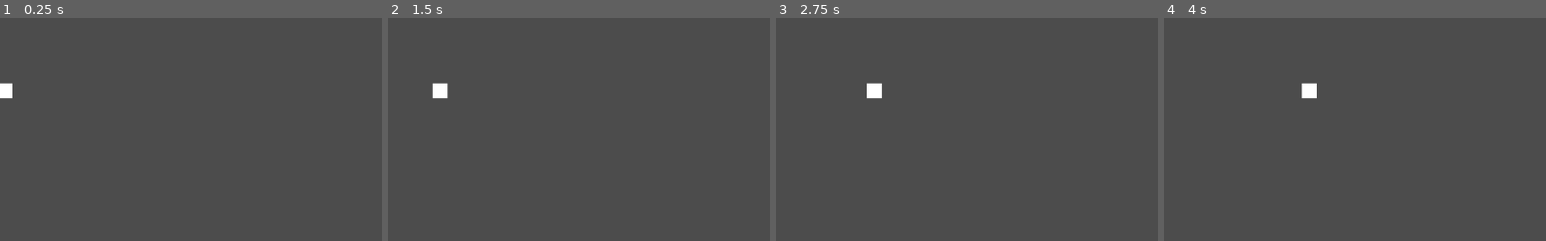
Above: before the commit, frames 1-4 (left to right).
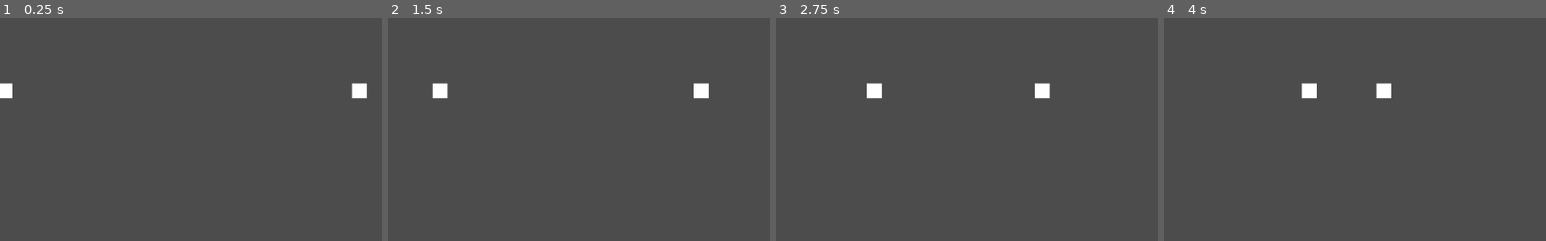
Above: after the commit, the same moments.

Repository: Indivicivet/AoC2022
Game: Godot game, scene res://day03_part1.tscn
Two runs of this game, one before a commit and one after it. Both use one fixed random seed, a clock stepped at 60 frames per second and the inputs below.
Inputs:
- Up to frame 1 (0.25 s): no input
- Up to frame 2 (1.5 s): no input
- Up to frame 3 (2.75 s): no input
- Up to frame 4 (4 s): no input
The pictures show only the part of the screen within x 14-64%, y 0-50%; the shares and areas given below are measured in that part.

The runs differ from the first frame. In frame 1, 0.3% of the frame differs, in the area x 92-97%, y 29-37%; in frame 2, 0.3%; in frame 3, 0.3%; in frame 4, 0.3%.

Commit message:
add second square

Diff:
--- a/day03/day03_part1.tscn
+++ b/day03/day03_part1.tscn
@@ -10,3 +10,12 @@
 
 [node name="Polygon2D" type="Polygon2D" parent="KinematicBody2D"]
 polygon = PoolVector2Array( -10, -10, 10, -10, 10, 10, -10, 10 )
+
+[node name="KinematicBody2D2" type="KinematicBody2D" parent="."]
+position = Vector2( 142, 98 )
+script = ExtResource( 1 )
+right_side = true
+
+[node name="Polygon2D" type="Polygon2D" parent="KinematicBody2D2"]
+position = Vector2( 500, 0 )
+polygon = PoolVector2Array( -10, -10, 10, -10, 10, 10, -10, 10 )
